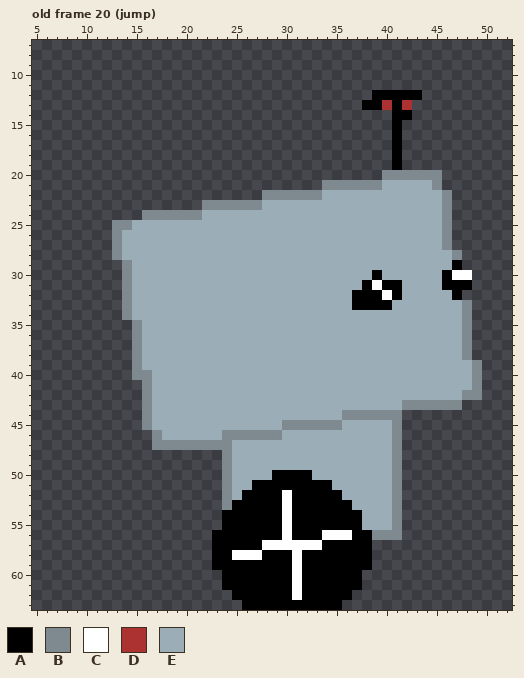
Pixel-art file -- assets/player_v2.aseprite. The picture above is the old version.
64x64 pixels, 36 frames. Shown: old frame 20 (jump): x 5..52, y 7..63. The commit also changed other frames, which this record leaves out.
Visible layers, top first: "Antennae", "Eyes", "Head", "Wheel", "Torso".
Palette (. is transparent): A #000000  B #7f8a90  C #ffffff  D #ac3232  E #9badb7
Pixels before, old frame 20 (jump) (only the part around the change), first column x 5:
 7 ................................................
 8 ................................................
 9 ................................................
10 ................................................
11 ................................................
12 ..................................AAAAA.........
13 .................................AADAD..........
14 ....................................AA..........
15 ....................................A...........
16 ....................................A...........
17 ....................................A...........
18 ....................................A...........
19 ....................................A...........
20 ...................................BBBBBB.......
21 .............................BBBBBBEEEEEB.......
22 .......................BBBBBBEEEEEEEEEEEEB......
23 .................BBBBBBEEEEEEEEEEEEEEEEEEB......
24 ...........BBBBBBEEEEEEEEEEEEEEEEEEEEEEEEB......
25 ........BBEEEEEEEEEEEEEEEEEEEEEEEEEEEEEEEB......
26 ........BEEEEEEEEEEEEEEEEEEEEEEEEEEEEEEEEB......
27 ........BEEEEEEEEEEEEEEEEEEEEEEEEEEEEEEEEB......
28 ........BEEEEEEEEEEEEEEEEEEEEEEEEEEEEEEEEEB.....
29 .........BEEEEEEEEEEEEEEEEEEEEEEEEEEEEEEEEA.....
30 .........BEEEEEEEEEEEEEEEEEEEEEEEEAEEEEEEACC....
31 .........BEEEEEEEEEEEEEEEEEEEEEEEACAAEEEEAAA....
32 .........BEEEEEEEEEEEEEEEEEEEEEEAAACAEEEEEA.....
33 .........BEEEEEEEEEEEEEEEEEEEEEEAAAAEEEEEEEB....
34 .........BEEEEEEEEEEEEEEEEEEEEEEEEEEEEEEEEEB....
35 ..........BEEEEEEEEEEEEEEEEEEEEEEEEEEEEEEEEB....
36 ..........BEEEEEEEEEEEEEEEEEEEEEEEEEEEEEEEEB....
37 ..........BEEEEEEEEEEEEEEEEEEEEEEEEEEEEEEEEB....
38 ..........BEEEEEEEEEEEEEEEEEEEEEEEEEEEEEEEEB....
39 ..........BEEEEEEEEEEEEEEEEEEEEEEEEEEEEEEEEEB...
40 ..........BBEEEEEEEEEEEEEEEEEEEEEEEEEEEEEEEEB...
41 ...........BEEEEEEEEEEEEEEEEEEEEEEEEEEEEEEEEB...
42 ...........BEEEEEEEEEEEEEEEEEEEEEEEEEEEEEEEBB...
43 ...........BEEEEEEEEEEEEEEEEEEEEEEEEEBBBBBB.....
44 ...........BEEEEEEEEEEEEEEEEEEEBBBBBB...........
45 ...........BEEEEEEEEEEEEEBBBBBBEEEEEB...........
46 ............BEEEEEEBBBBBBEEEEEEEEEEEB...........
47 ............BBBBBBBBEEEEEEEEEEEEEEEEB...........
48 ...................BEEEEEEEEEEEEEEEEB...........
49 ...................BEEEEEEEEEEEEEEEEB...........
50 ...................BEEEEAAAAEEEEEEEEB...........
51 ...................BEEAAAAAAAAEEEEEEB...........
52 ...................BEAAAACAAAAAEEEEEB...........
53 ...................BAAAAACAAAAAAEEEEB...........
54 ...................AAAAAACAAAAAAAEEEB...........
55 ...................AAAAAACAAAAAAAEEEB...........
56 ..................AAAAAAACAAACCCAABBB...........
57 ..................AAAAACCCCCCAAAAA..............
Now the later version:
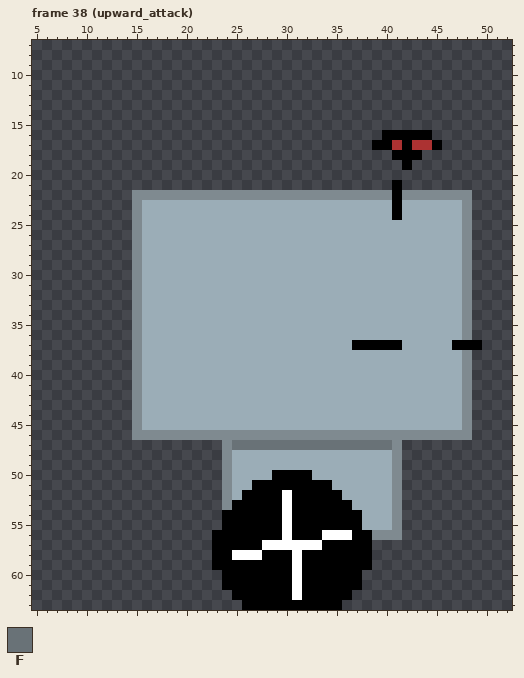
Colours new in this view: F #697277
A new or re-ordered frame is compared with the old frame closest to it.
The author wrote: Added upward attack to player
Difference:
frames 36 -> 44
Frame 38 (upward_attack) is new; against old frame 20 (jump), layers "Antennae", "Eyes", "Head":
y 12: x 39..43 AAAAA -> .....
y 13: x 38..42 AADAD -> .....
y 14: x 41..42 AA -> ..
y 15: x 41 A -> .
y 16: x 40 . -> A; x 42..44 ... -> AAA
y 17: x 39..45 ..A.... -> AADADDA
y 18: x 42..43 .. -> AA
y 19: x 41..42 A. -> .A
y 20: x 40..45 BBBBBB -> ......
y 21: x 34..45 BBBBBBEEEEEB -> .......A....
y 22: x 15..27 ............. -> BBBBBBBBBBBBB; x 34..45 EEEEEEEEEEEE -> BBBBBBBABBBB; x 47..48 .. -> BB
y 23: x 15..27 .......BBBBBB -> BEEEEEEEEEEEE; x 41 E -> A; x 46..48 B.. -> EEB
y 24: x 15..21 .BBBBBB -> BEEEEEE; x 41 E -> A; x 46..48 B.. -> EEB
y 25: x 13..15 BBE -> ..B; x 46..48 B.. -> EEB
y 26..27: x 13..15 BEE -> ..B; x 46..48 B.. -> EEB
y 28: x 13..15 BEE -> ..B; x 47..48 B. -> EB
y 29: x 14..15 BE -> .B; x 47..48 A. -> EB
y 30: x 14..15 BE -> .B; x 39 A -> E; x 46..48 ACC -> EEB
y 31: x 14..15 BE -> .B; x 38..41 ACAA -> EEEE; x 46..48 AAA -> EEB
y 32: x 14..15 BE -> .B; x 37..41 AAACA -> EEEEE; x 47..48 A. -> EB
y 33: x 14..15 BE -> .B; x 37..40 AAAA -> EEEE
y 34: x 14..15 BE -> .B
y 37: x 37..41 EEEEE -> AAAAA; x 47..49 EB. -> AAA
y 39: x 48..49 EB -> B.
y 40: x 16 B -> E; x 48..49 EB -> B.
y 41: x 15..16 .B -> BE; x 48..49 EB -> B.
y 42: x 15..16 .B -> BE; x 49 B -> .
y 43: x 15..16 .B -> BE; x 42..48 BBBBBB. -> EEEEEEB
y 44: x 15..16 .B -> BE; x 36..48 BBBBBB....... -> EEEEEEEEEEEEB
y 45: x 15..16 .B -> BE; x 30..35 BBBBBB -> EEEEEE; x 41..48 B....... -> EEEEEEEB
y 46: x 15..16 .. -> BB; x 18..23 EEEEEE -> BBBBBB; x 30..40 EEEEEEEEEEE -> BBBBBBBBBBB; x 42..48 ....... -> BBBBBBB
y 47: x 17..23 BBBBBBB -> .......; x 25..40 EEEEEEEEEEEEEEEE -> FFFFFFFFFFFFFFFF
Where, in picture pixels (left, top, right, bottom), the same in both pictures:
changed: (322, 90, 472, 310)
changed: (112, 190, 262, 320)
changed: (132, 340, 482, 450)
